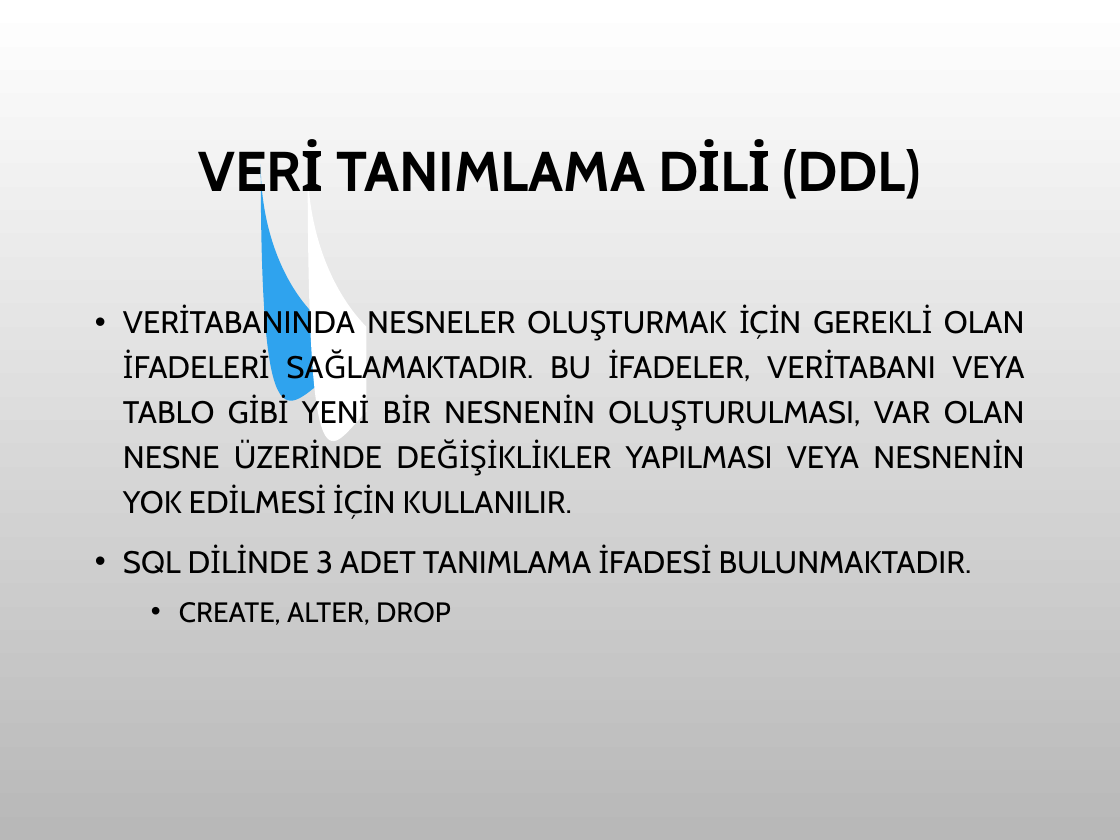
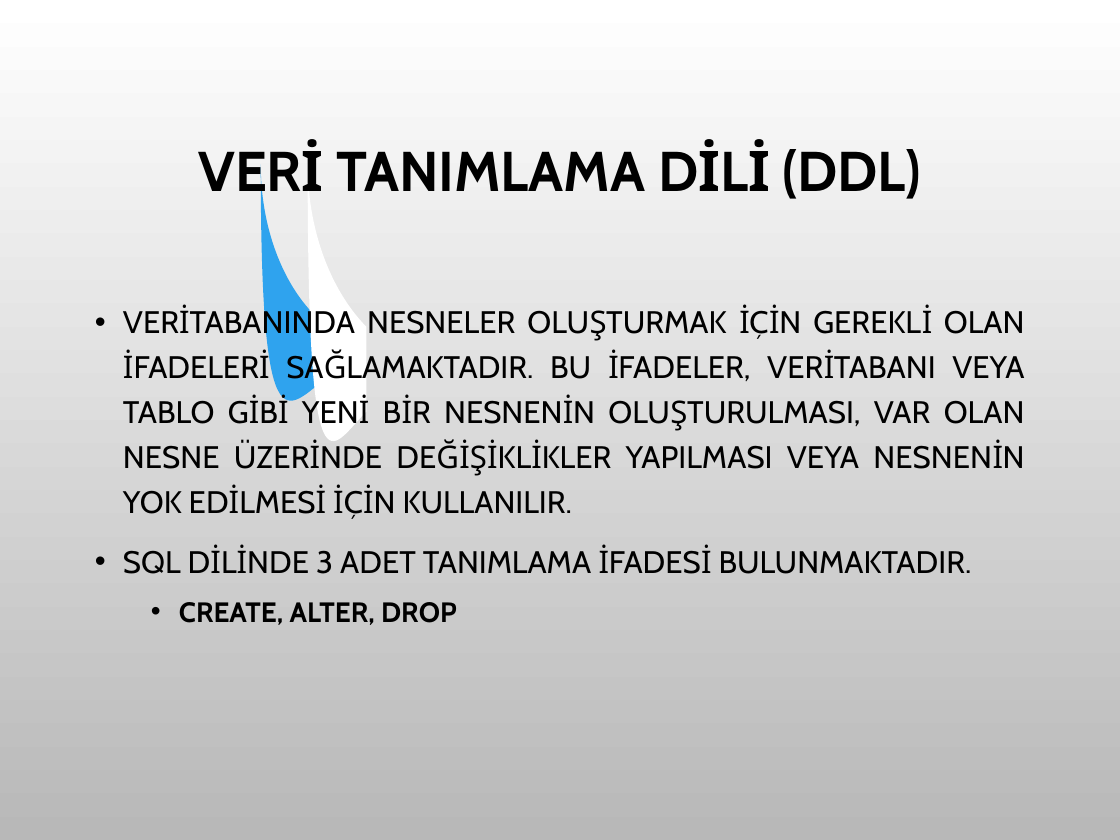
Before and after one commit to SevdanurGENC/PostgreSqlOrnekler, a slide deck: slide 13 of Veri Tabanı ve Yönetimi/6. Bolum - Veri Tabani ve Yonetimi.ppt (slide 11 before the commit). Drawn at 1120x840 pixels with LibreOffice and Linux fonts; fonts in the diff are those of the drawing; background and template pictures are left out. Boxes give left, top, right and bottom in pixels: in the first picture for what was removed or moved away, otherwise in the second. Text is boxed around its words. In the diff, an @@ line names an element or a change of style, - is before the commit and + after.

```diff
--- a/Veri Tabanı ve Yönetimi/6. Bolum - Veri Tabani ve Yonetimi.ppt
+++ b/Veri Tabanı ve Yönetimi/6. Bolum - Veri Tabani ve Yonetimi.ppt
@@ text at (x1=179, y1=602, x2=457, y2=625): bold on in "CREATE, ALTER, DROP" @@
```
Also in this commit, not shown: 10 other slides changed, 4 slides added, 2 slides removed.
